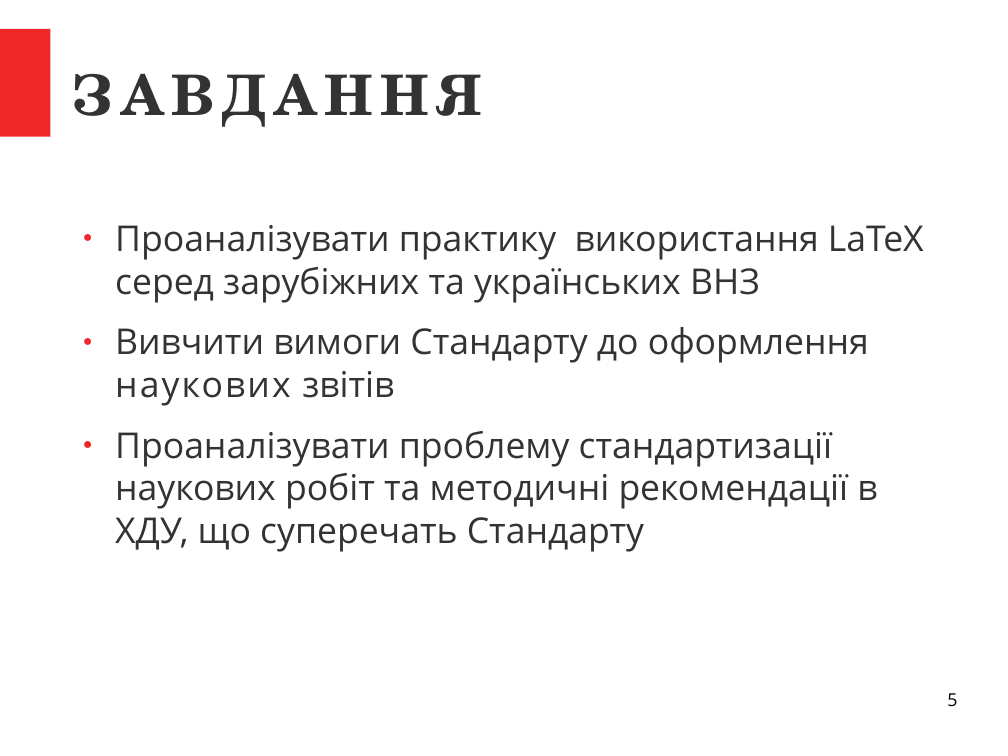
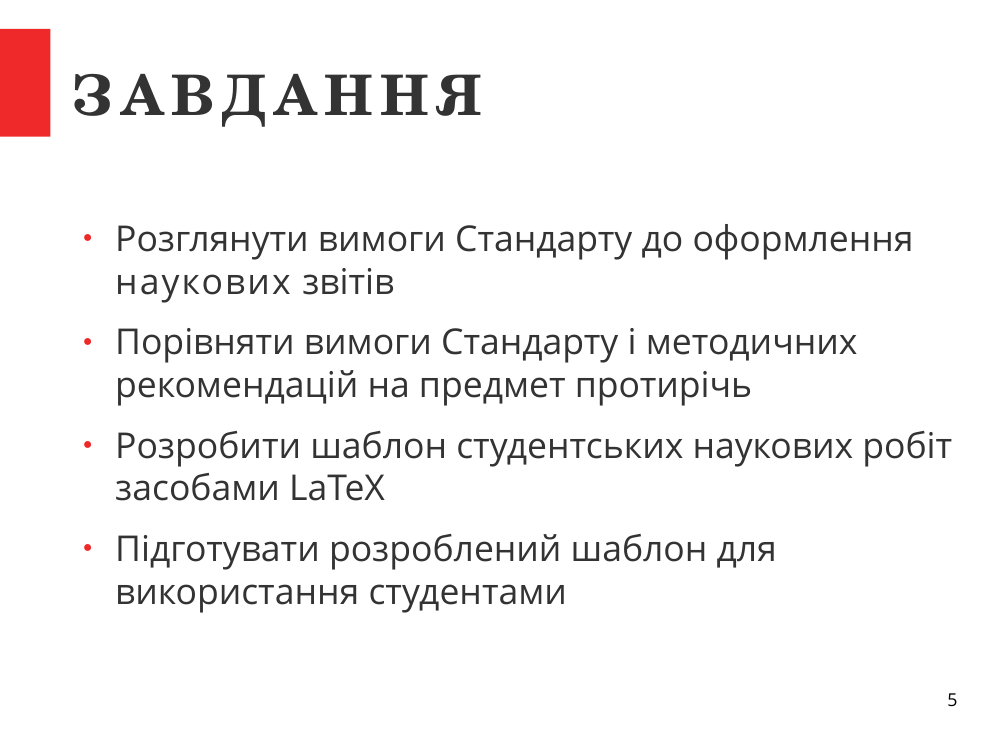
Before and after one commit to sen-den/latex-template, a slide deck: slide 5 of LaTeX - final work present.odp. Drawn at 1008x756 pixels with LibreOffice and Linux fonts; fonts in the diff are those of the drawing. Boxes give left, top, right and bottom in pixels: in the first picture for what was removed or moved away, otherwise in the second. Text is boxed around its words. In the diff, an @@ line names an element or a change of style, - is before the commit and + after.

```diff
--- a/LaTeX - final work present.odp
+++ b/LaTeX - final work present.odp
@@ text at [115,224,952,613]: text changed @@
-● Проаналізувати практику використання LaTeX серед зарубіжних та українських ВНЗ
-● Вивчити вимоги Стандарту до оформлення наукових звітів
-● Проаналізувати проблему стандартизації наукових робіт та методичні рекомендації в ХДУ, що суперечать Стандарту
+● Розглянути вимоги Стандарту до оформлення наукових звітів
+● Порівняти вимоги Стандарту і методичних рекомендацій на предмет протирічь
+● Розробити шаблон студентських наукових робіт засобами LaTeX
+● Підготувати розроблений шаблон для використання студентами
```
Also in this commit, not shown: 4 other slides changed, 4 slides added, 3 slides removed, 1 other file.
